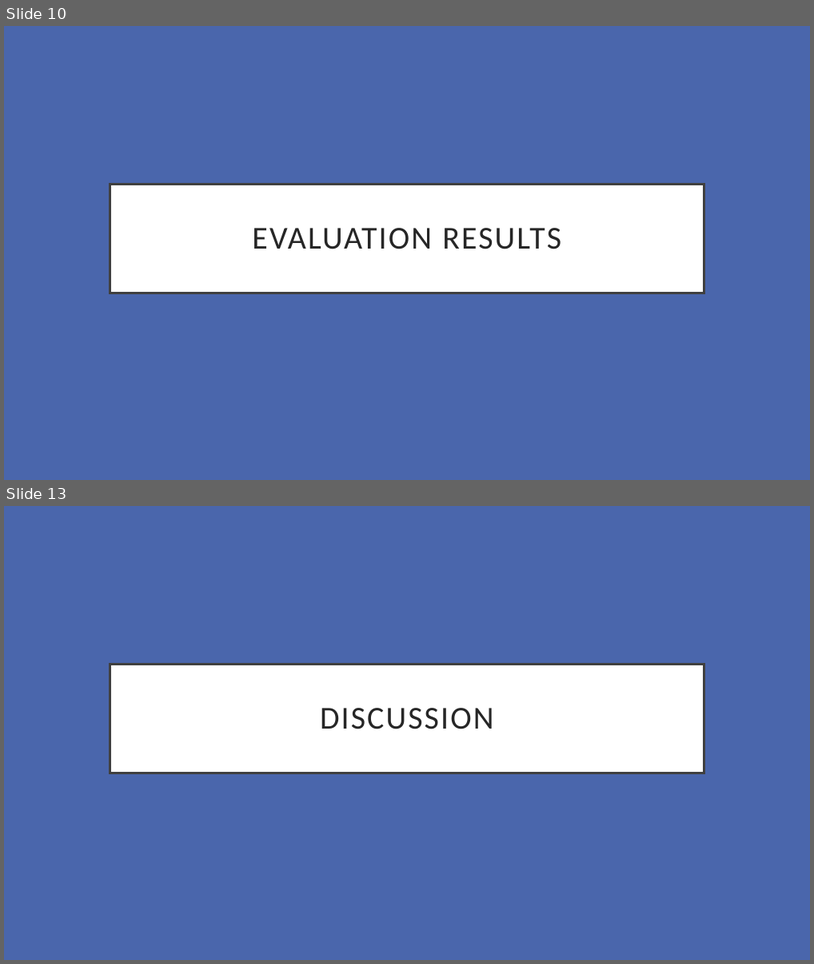
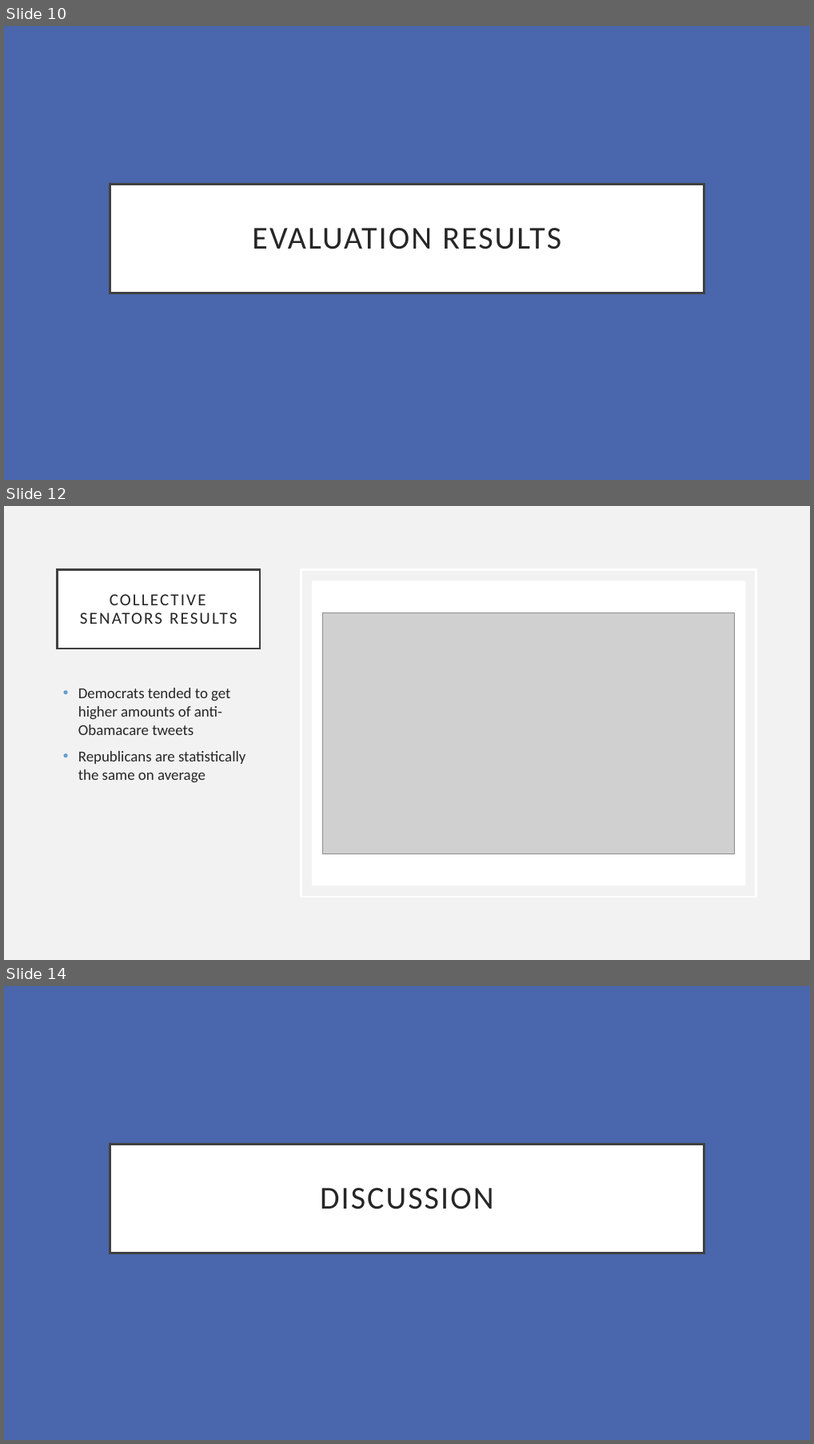
Before and after one commit to oliviaroy20/SocialSensing, a slide deck: Final Presentation.pptx. Shown one above the other, each under a label of ours: slides 10 and 13 before the commit, slides 10, 12 and 14 after it; the slides between them are not shown. The pictures are 814x964 and 814x1444 pixels, drawn with LibreOffice and Linux fonts; fonts in the diff are those of the drawing; grey boxes stand for pictures. Boxes give left, top, right and bottom in pixels: in the first picture for what was removed or moved away, otherwise in the second. Text is boxed around its words. In the diff, an @@ line names an element or a change of style, - is before the commit and + after.

```diff
--- a/Final Presentation.pptx
+++ b/Final Presentation.pptx
@@ slide 12 added at [4,506,810,960], background #F2F2F2 @@
@@ title added at [58,569,260,648], fill #FFFFFF, outline #404040 2.5 pt, 20 pt, text #262626 @@
+COLLECTIVE SENATORS RESULTS
@@ rectangle added at [301,569,757,896], outline #FFFFFF 2.5 pt @@
@@ rectangle added at [312,580,746,885], fill #FFFFFF @@
@@ picture added at [323,612,734,853] @@
@@ text added at [78,688,246,782], 18 pt, text #262626 @@
+• Democrats tended to get higher amounts of anti-Obamacare tweets
+• Republicans are statistically the same on average
@@ what was slide 13 is now slide 14 @@
```
Also in this commit, not shown: 3 slides changed, 2 other slides added, 2 slides removed, 2 other files.
